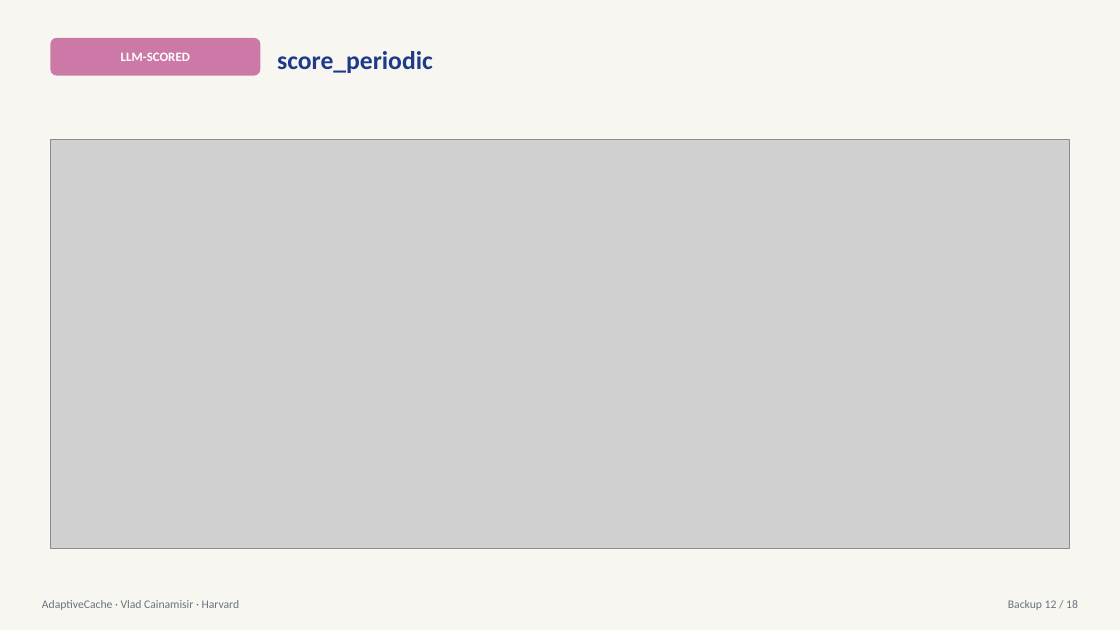
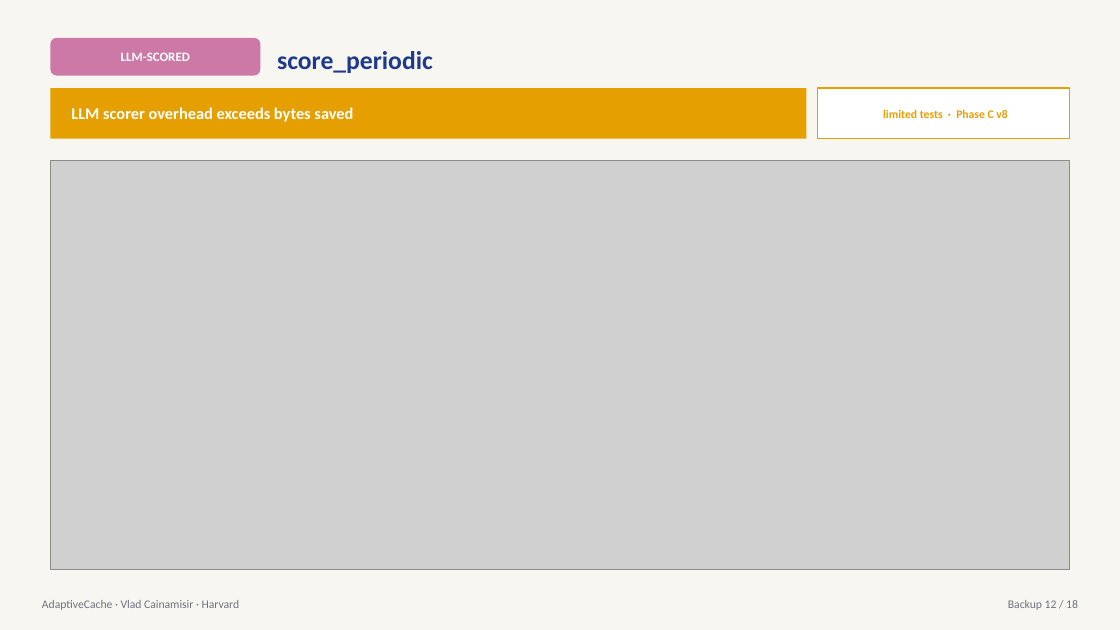
Before and after one commit to HarvardMadSys/cs2640_project_2026Spring, a slide deck: slide 12 of studies/lifetime_cost/reports/AdaptiveCache_appendix.pptx. Drawn at 1120x630 pixels with LibreOffice and Linux fonts; fonts in the diff are those of the drawing; grey boxes stand for pictures. Boxes give left, top, right and bottom in pixels: in the first picture for what was removed or moved away, otherwise in the second. Text is boxed around its words. In the diff, an @@ line names an element or a change of style, - is before the commit and + after.

```diff
--- a/studies/lifetime_cost/reports/AdaptiveCache_appendix.pptx
+++ b/studies/lifetime_cost/reports/AdaptiveCache_appendix.pptx
@@ rectangle added at <box>50,88,807,139</box>, fill #E69F00 @@
@@ rectangle added at <box>818,88,1070,139</box>, fill #FFFFFF, outline #E69F00 1.25 pt @@
@@ text added at <box>71,107,353,122</box>, 14 pt, text #FFFFFF, bold @@
+LLM scorer overhead exceeds bytes saved
@@ text added at <box>883,109,1007,118</box>, 10 pt, text #E69F00, bold @@
+limited tests · Phase C v8
@@ picture: place and size @@
-picture at <box>50,140,1070,549</box>
+picture at <box>50,161,1070,571</box>
```
Also in this commit, not shown: 11 other slides changed, 2 other files.
